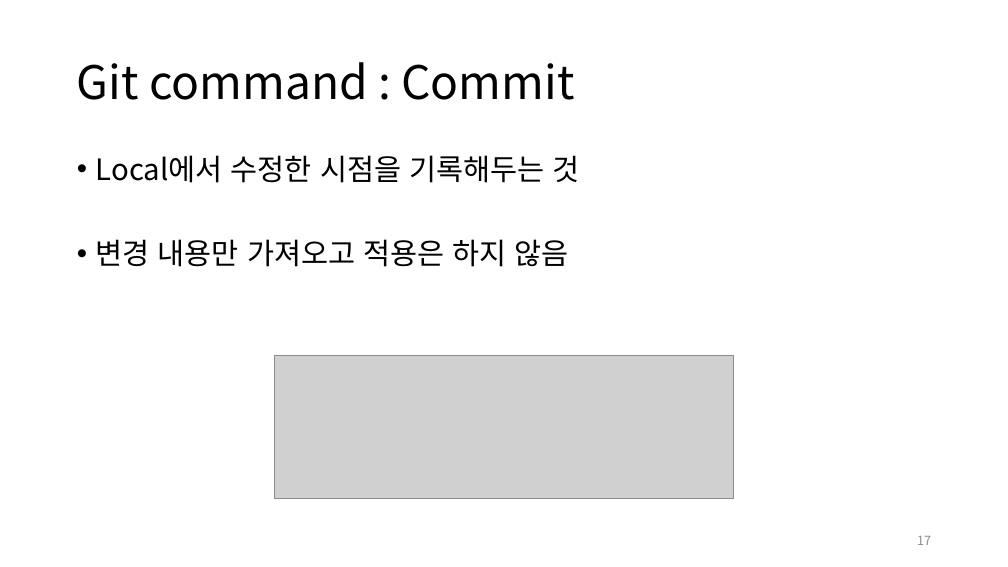
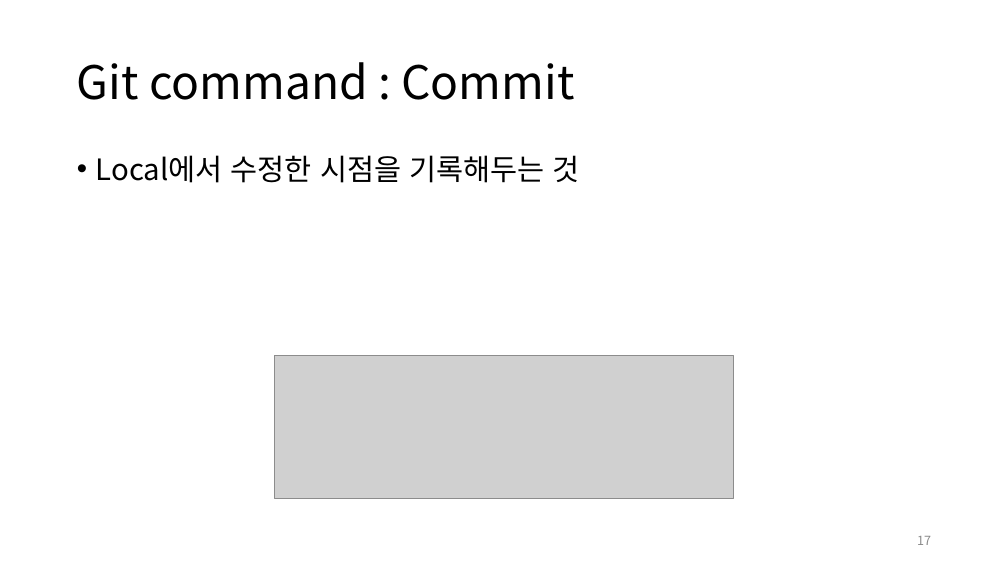
Before and after one commit to kyungchan/APPSEC-2021Winter-Seminar, a slide deck: slide 17 of 2-git/2.git.pptx. Drawn at 1008x567 pixels with LibreOffice and Linux fonts; fonts in the diff are those of the drawing; grey boxes stand for pictures. Boxes give left, top, right and bottom in pixels: in the first picture for what was removed or moved away, otherwise in the second. Text is boxed around its words. In the diff, an @@ line names an element or a change of style, - is before the commit and + after.

```diff
--- a/2-git/2.git.pptx
+++ b/2-git/2.git.pptx
@@ text at (96, 239, 569, 267): paragraph removed @@
-• 변경 내용만 가져오고 적용은 하지 않음
```
Also in this commit, not shown: 2 other slides changed.
